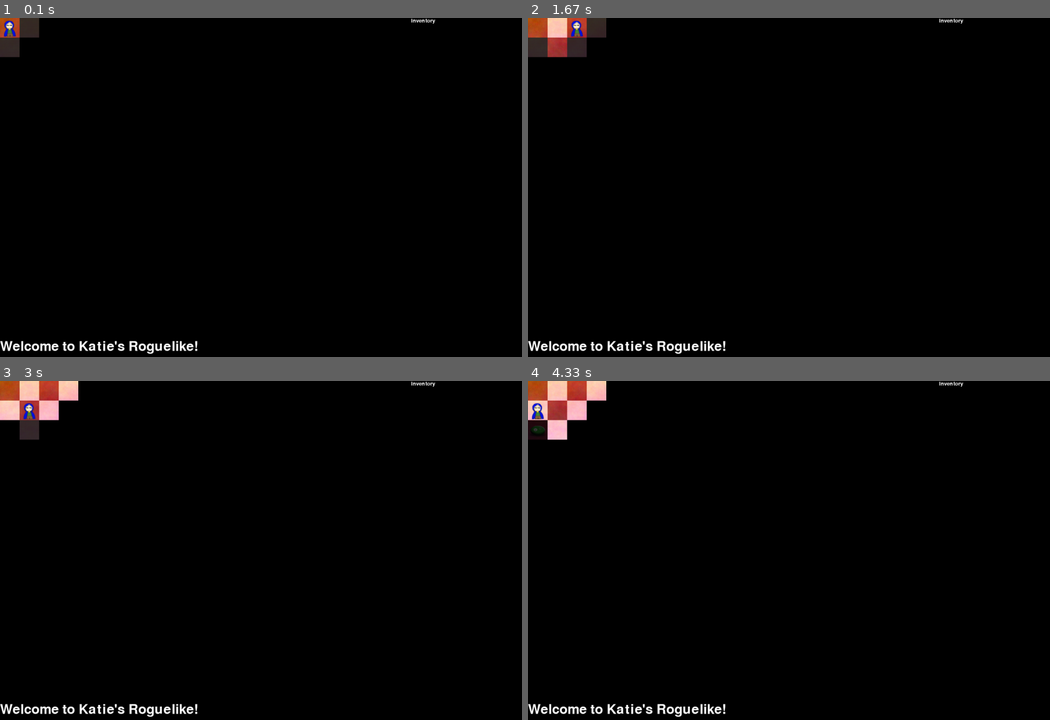
Above: before the commit, frames 1-4 (two rows, left to right).
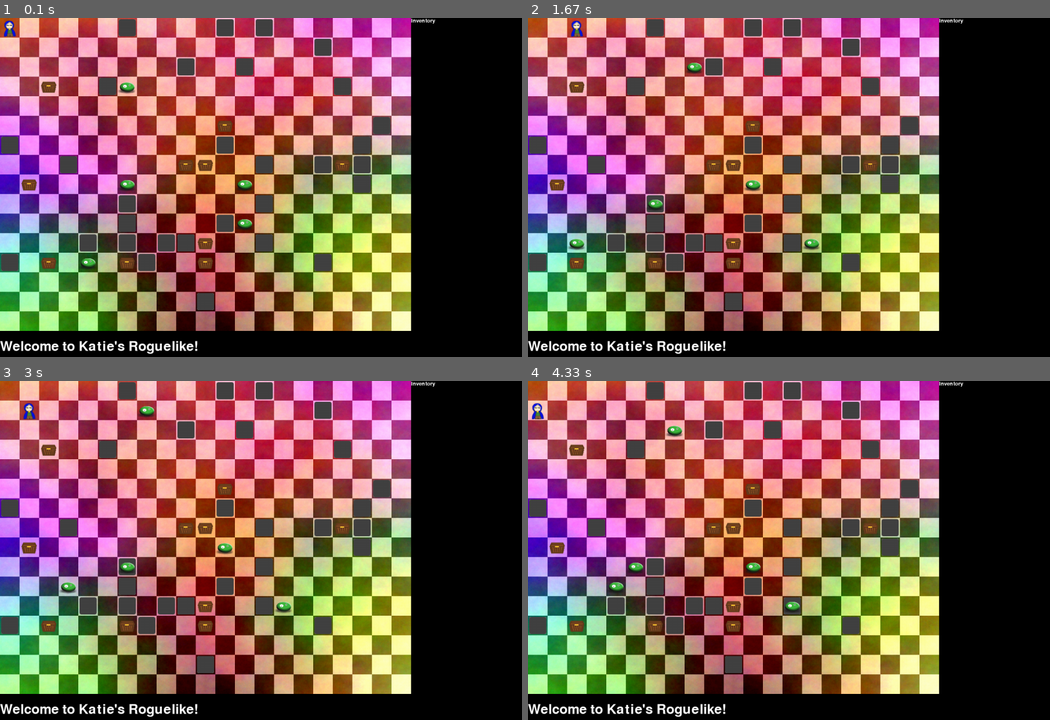
Above: after the commit, the same moments.

Repository: kcunning/Katie-s-Rougish-PyGame
Game: pygame game, started from rogue.py
Two runs of this game, one before a commit and one after it. Both use one fixed random seed, a clock stepped at 60 frames per second and the inputs below. The source is Python 2; it was converted automatically to run under Python 3.
Inputs:
- Up to frame 1 (0.1 s): no input
- Up to frame 2 (1.67 s): hold Right 0.33-0.8 s; hold Up 0.83-1.38 s; hold Right from 1.42 s (still down)
- Up to frame 3 (3 s): release Right at 2.15 s; hold Left 2.18-2.9 s; hold Down from 2.93 s (still down)
- Up to frame 4 (4.33 s): release Down at 3.65 s; hold Left from 3.68 s (still down)

The runs differ from the first frame. In frame 1, 72% of the frame differs, in the area x 0-79%, y 0-93%; in frame 2, 72%; in frame 3, 71%; in frame 4, 71%.

Commit message:
The monsters move! They go on walls, though, which is bad.

Diff:
--- a/rogue.py
+++ b/rogue.py
@@ -8,8 +8,9 @@
 ROWS = 21
 TREASURES = 10
 WALLS = 30
-MONSTERS = 10
+MONSTERS = 5
 TILE_SIZE = 48
+DIRECTIONS = ['north', 'south', 'east', 'west']
 ALL_TREASURES = {
                         "hat": "Quite cunning",
                         "sqord": "Knock-off sword. Probably from Ikea.",
@@ -96,6 +97,14 @@
 		if col > 0:
 			self.cleared[row][col-1] += 1
 
+	def get_all_monsters(self):
+		monsters = {}
+		for row in range(ROWS):
+			for col in range(COLUMNS):
+				if self.monsters[row][col]:
+					monsters[self.monsters[row][col]] = [row, col]
+		return monsters
+
 	def clear_treasure(self, position):
 		''' Given a position, clears the treasure from it, and returns the treasure.
 		'''
@@ -111,6 +120,30 @@
 		'''
 		for row in self.monsters:
 			print row, row.__len__()
+
+	def move_monsters(self):
+		monsters = self.get_all_monsters()
+		for monster in monsters.keys():
+			print "Moving monster", monster
+			d = random.sample(DIRECTIONS, 1)[0]
+			print d
+			new_row, new_col = row, col = monsters[monster]
+			print new_row, new_col
+                        if d == "north":
+                        	new_row -= 1
+                        if d == "south":
+                                new_row += 1
+                        if d == "east":
+                                new_col += 1
+                        if d == "west":
+                                new_col -= 1
+			try:
+				self.monsters[new_row][new_col] = monster
+				self.monsters[row][col] = 0
+			except:
+				pass # Monsters can run into walls too, you know.
+
+
 
 class Inventory(object):
 	''' The inventory for the player.
@@ -154,12 +187,12 @@
 		self.map.clear_block(self.position)
 		treasure = self.map.clear_treasure(self.position)
 		if treasure:
-			add_treasure(treasure)
+			self.add_treasure(treasure)
 		self.screen.blit(self.bg, (0,0))
 		self.draw_walls()
 		self.draw_treasure()
 		self.draw_monsters()
-		self.draw_darkness()
+		#self.draw_darkness()
 		self.draw_inventory()
                 self.screen.blit(self.player, self.position)
 		self.screen.blit(self.alert, (0, 790))
@@ -259,7 +292,7 @@
 		self.draw_treasure()
 		self.draw_walls()
 		self.draw_monsters()
-		self.draw_darkness()
+		#self.draw_darkness()
 		self.screen.blit(self.player, self.position)
 		self.screen.blit(self.alert, (0, 790))
 		pygame.display.flip()
@@ -279,6 +312,7 @@
                         		if event.key == K_RIGHT: hor = TILE_SIZE
                         		if event.key == K_UP: vert = -TILE_SIZE
                         		if event.key == K_DOWN: vert = TILE_SIZE
+					self.map.move_monsters()
 				self.move(hor, vert)
 
 def main():
